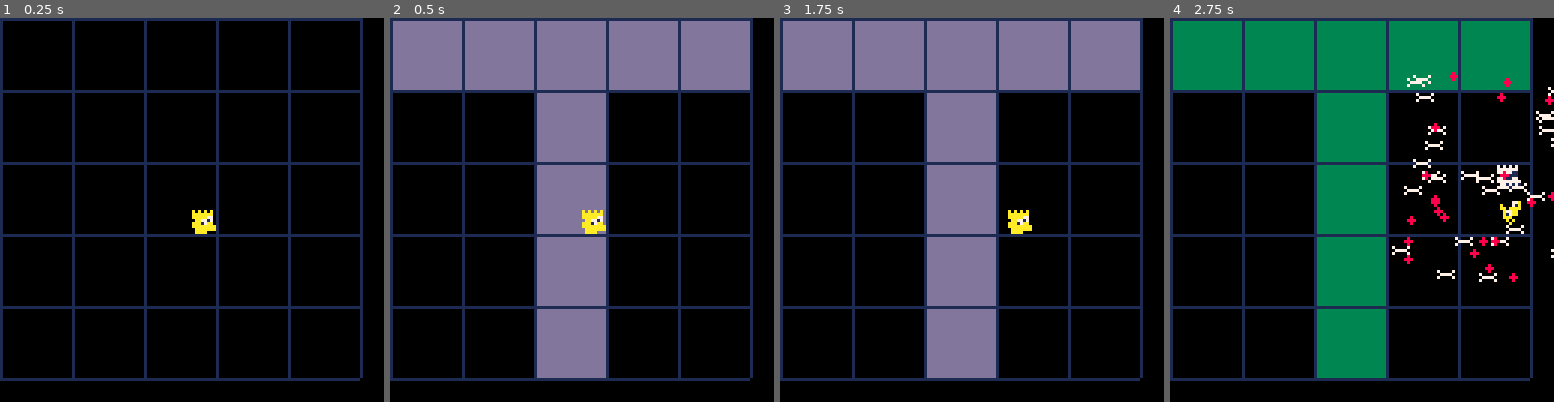
Above: before the commit, frames 1-4 (left to right).
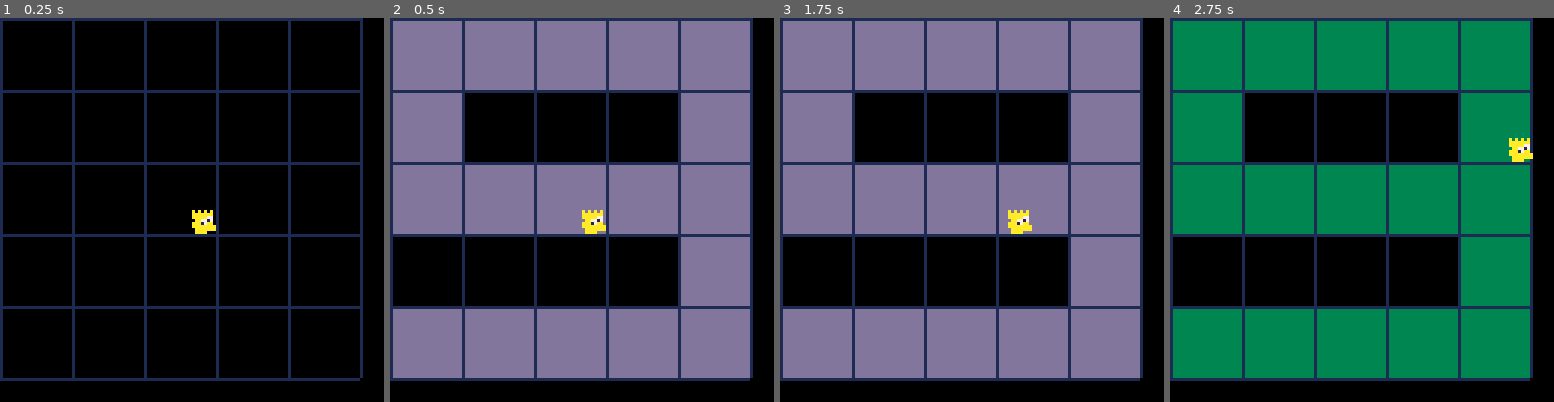
Above: after the commit, the same moments.

Repository: twright1999/gmtk_2026
Game: PICO-8 cartridge main.p8
Two runs of this game, one before a commit and one after it. Both use one fixed random seed, a clock stepped at 60 frames per second and the inputs below.
Inputs:
- Up to frame 1 (0.25 s): no input
- Up to frame 2 (0.5 s): no input
- Up to frame 3 (1.75 s): hold Right from 1.6 s (still down)
- Up to frame 4 (2.75 s): release Right at 2.1 s; hold Up 2.15-2.42 s; hold Right from 2.47 s (still down)

Frame 1 is identical in both runs. In frame 2, 42% of the frame differs, in the area x 0-94%, y 19-94%; in frame 3, 42%; in frame 4, 43%, in the area x 0-100%, y 14-94%.

Commit message:
add tiles 9-0

Diff:
--- a/main.p8
+++ b/main.p8
@@ -7,7 +7,19 @@
 tile_e = {1, 2, 3, 6, 11, 12, 16, 21, 22, 23}
 tile_s = {1, 2, 3, 6, 11, 12, 13, 18, 21, 22, 23}
 tile_m = {0, 1, 3, 4, 5, 7, 9, 10, 12, 14, 15, 17, 19, 20, 24}
-tile_list = {tile_t, tile_o, tile_e, tile_s}
+
+tile_9 = {0, 1, 2, 3, 4, 5, 9, 10, 11, 12, 13, 14, 19, 20, 21, 22, 23, 24}
+tile_8 = {0, 1, 2, 3, 4, 5, 9, 10, 11, 12, 13, 14, 15, 19, 20, 21, 22, 23, 24}
+tile_7 = {0, 1, 2, 3, 4, 9, 14, 19, 24}
+tile_6 = {0, 1, 2, 3, 4, 5, 10, 11, 12, 13, 14, 15, 19, 20, 21, 22, 23, 24}
+tile_5 = {0, 1, 2, 3, 4, 5, 10, 11, 12, 13, 14, 19, 20, 21, 22, 23, 24}
+tile_4 = {0, 4, 5, 9, 10, 11, 12, 13, 14, 19, 24}
+tile_3 = {0, 1, 2, 3, 4, 9, 10, 11, 12, 13, 14, 19, 20, 21, 22, 23, 24}
+tile_2 = {0, 1, 2, 3, 4, 9, 10, 11, 12, 13, 14, 15, 20, 21, 22, 23, 24}
+tile_1 = {2, 6, 7, 12, 17, 22}
+tile_0 = {0, 1, 2, 3, 4, 5, 9, 10, 14, 15, 19, 20, 21, 22, 23, 24}
+
+tile_list = {tile_9, tile_8, tile_7, tile_6, tile_5, tile_4, tile_3, tile_2, tile_1, tile_0}
 current_tile = 1
 
 -- 10 frames = 0.33 seconds
